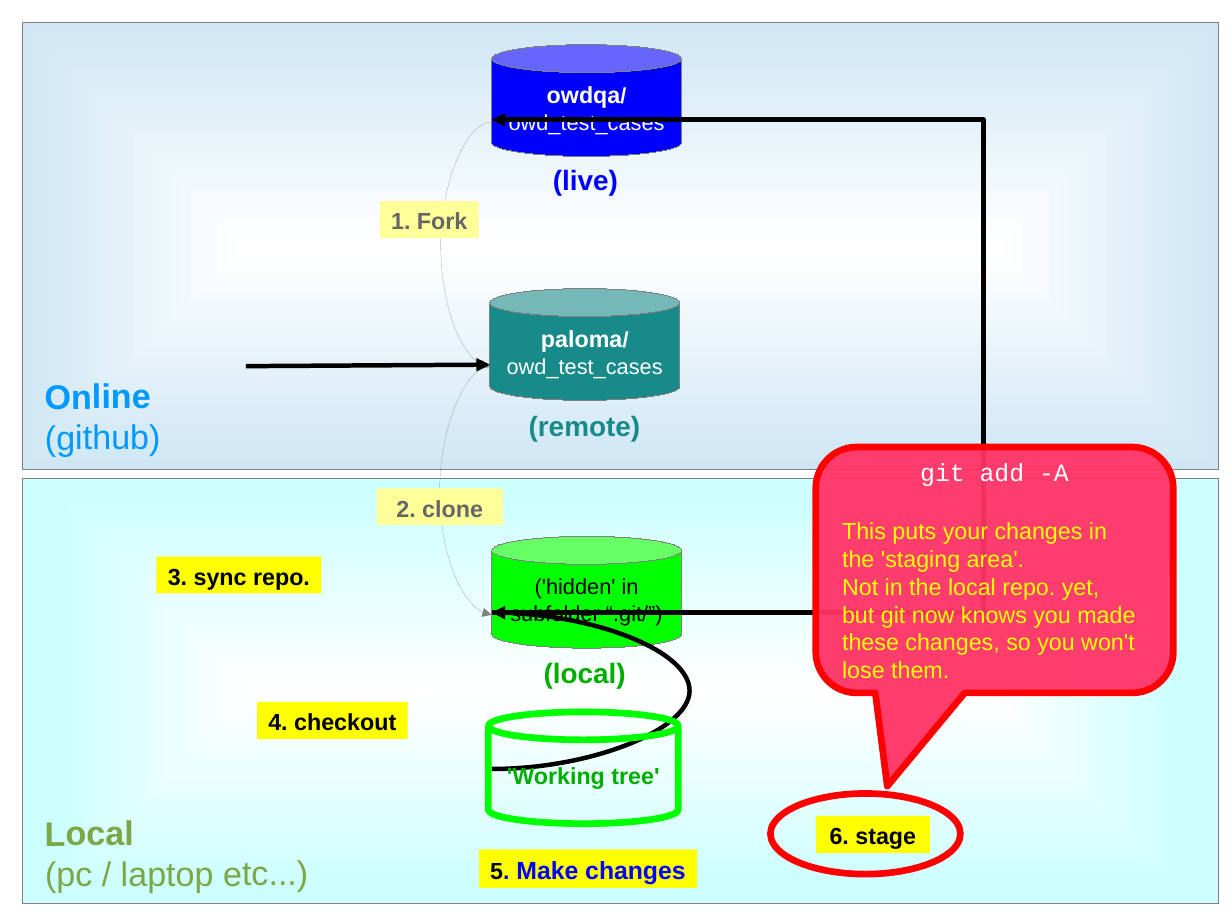
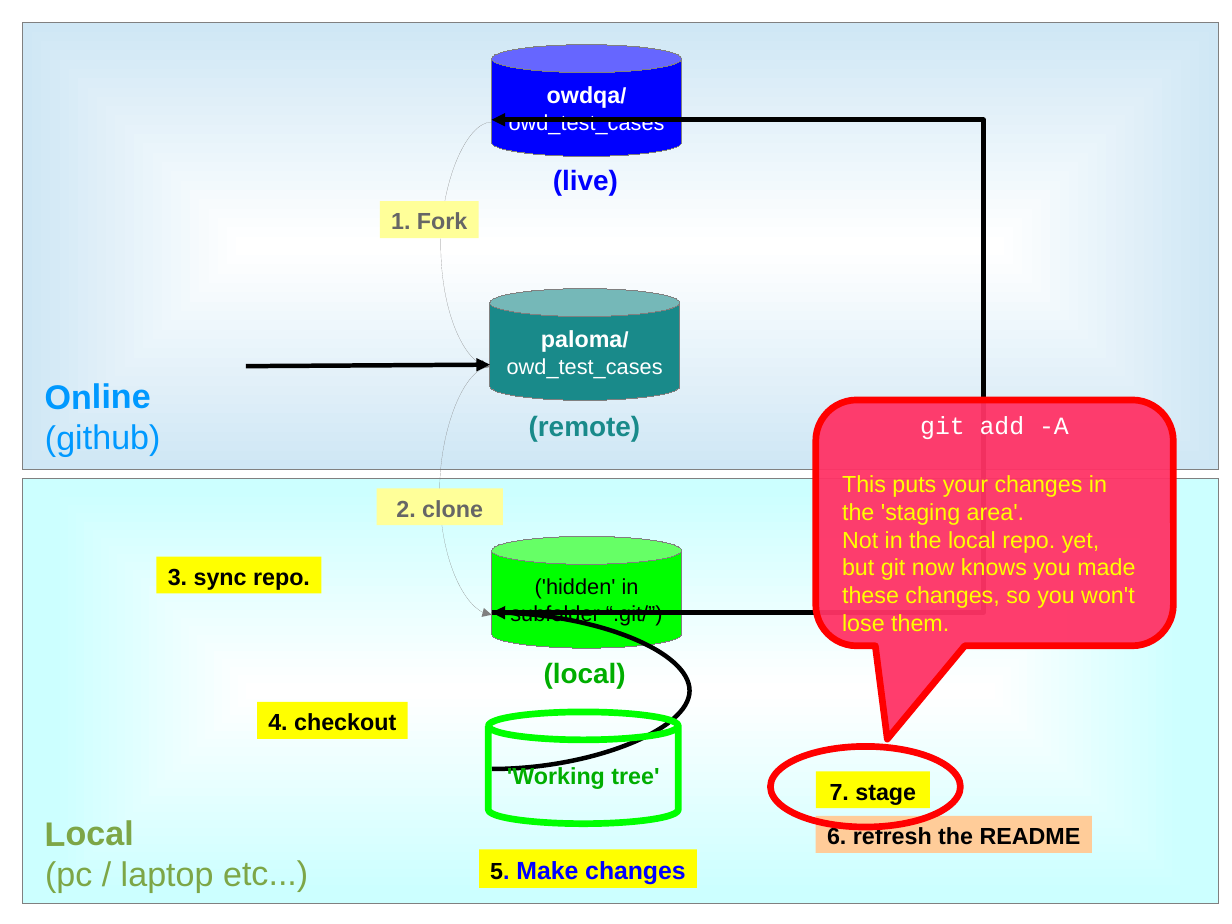
Before and after one commit to owdqa/owd_test_cases, a slide deck: slide 12 of Docs/Github guide.odp (slide 11 before the commit). Drawn at 1232x924 pixels with LibreOffice and Linux fonts; fonts in the diff are those of the drawing. Boxes give left, top, right and bottom in pixels: in the first picture for what was removed or moved away, otherwise in the second. Text is boxed around its words. In the diff, an @@ line names an element or a change of style, - is before the commit and + after.

```diff
--- a/Docs/Github guide.odp
+++ b/Docs/Github guide.odp
@@ 1 rounded speech box, 1 ellipse, 1 rectangle moved together from (x1=770, y1=447, x2=1174, y2=874) to (x1=770, y1=400, x2=1174, y2=827) @@
@@ text in rectangle at (x1=830, y1=784, x2=916, y2=805): text changed @@
-6. stage
+7. stage
@@ rectangle added at (x1=816, y1=816, x2=1092, y2=853), fill #FFCC99, 15 pt, text #000000, bold @@
+6. refresh the README
```
Also in this commit, not shown: 10 other slides changed, 1 other file.
